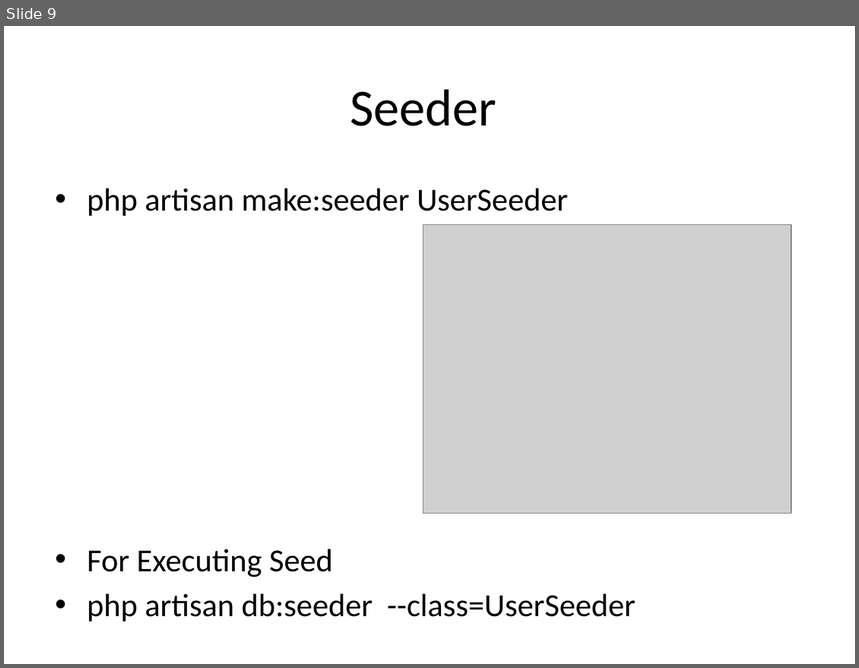
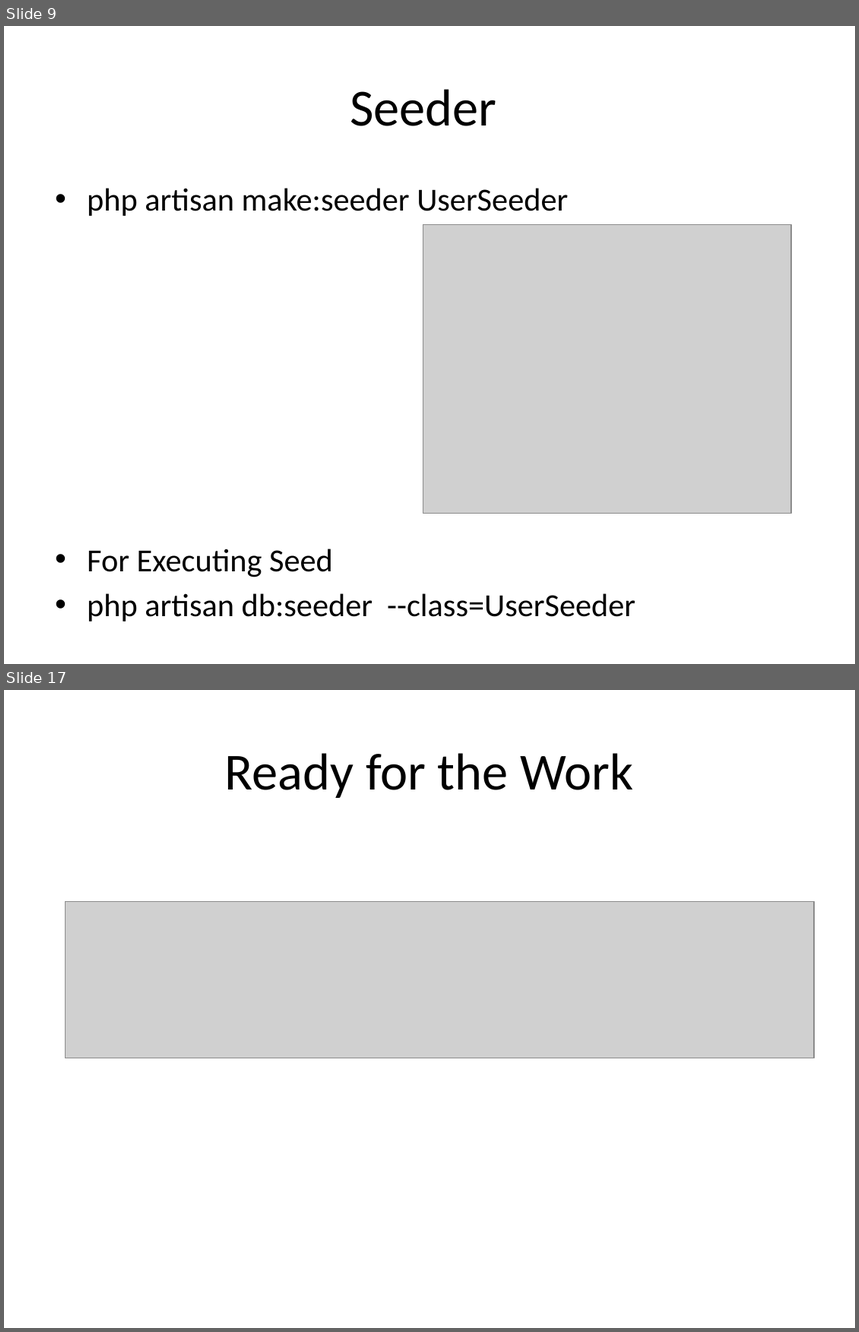
Before and after one commit to jay-amin-tops/06AprilMWF_9_30, a slide deck: Laravel.pptx. Shown one above the other, each under a label of ours: slide 9 before the commit, slides 9 and 17 after it; the slides between them are not shown. The pictures are 859x668 and 859x1332 pixels, drawn with LibreOffice and Linux fonts; fonts in the diff are those of the drawing; grey boxes stand for pictures. Boxes give left, top, right and bottom in pixels: in the first picture for what was removed or moved away, otherwise in the second. Text is boxed around its words. In the diff, an @@ line names an element or a change of style, - is before the commit and + after.

```diff
--- a/Laravel.pptx
+++ b/Laravel.pptx
@@ slide 17 added at (4, 690, 855, 1328), background #FFFFFF @@
@@ title added at (225, 753, 633, 798), 44 pt, text #000000 @@
+Ready for the Work
@@ picture added at (66, 902, 814, 1059) @@
```
Also in this commit, not shown: 7 other slides added, 21 other files.
